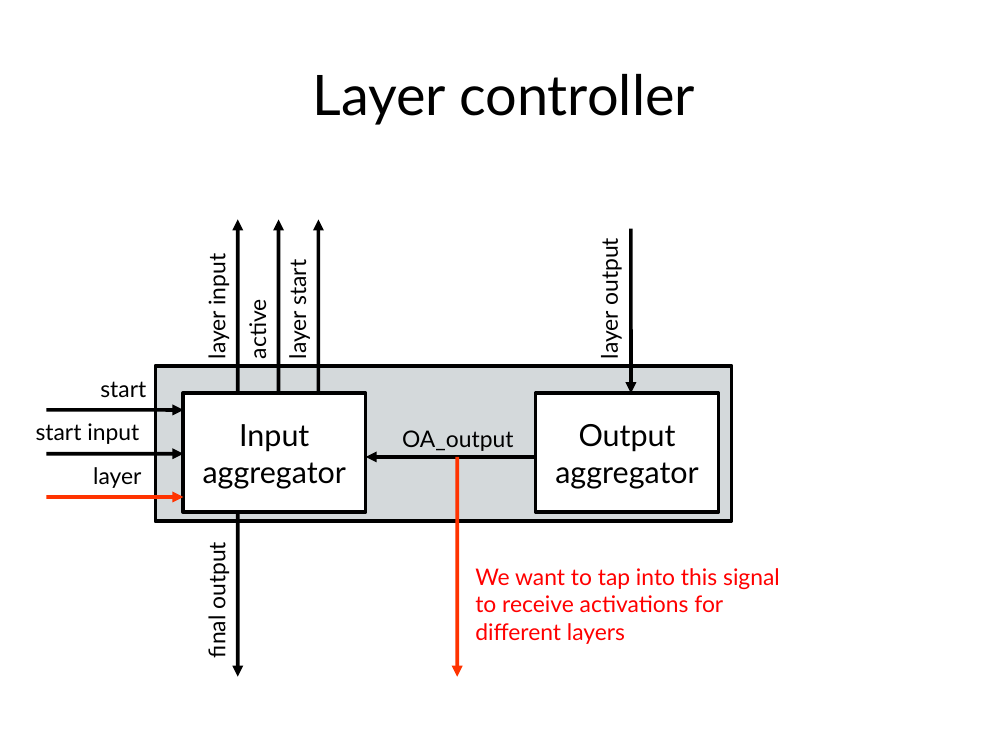
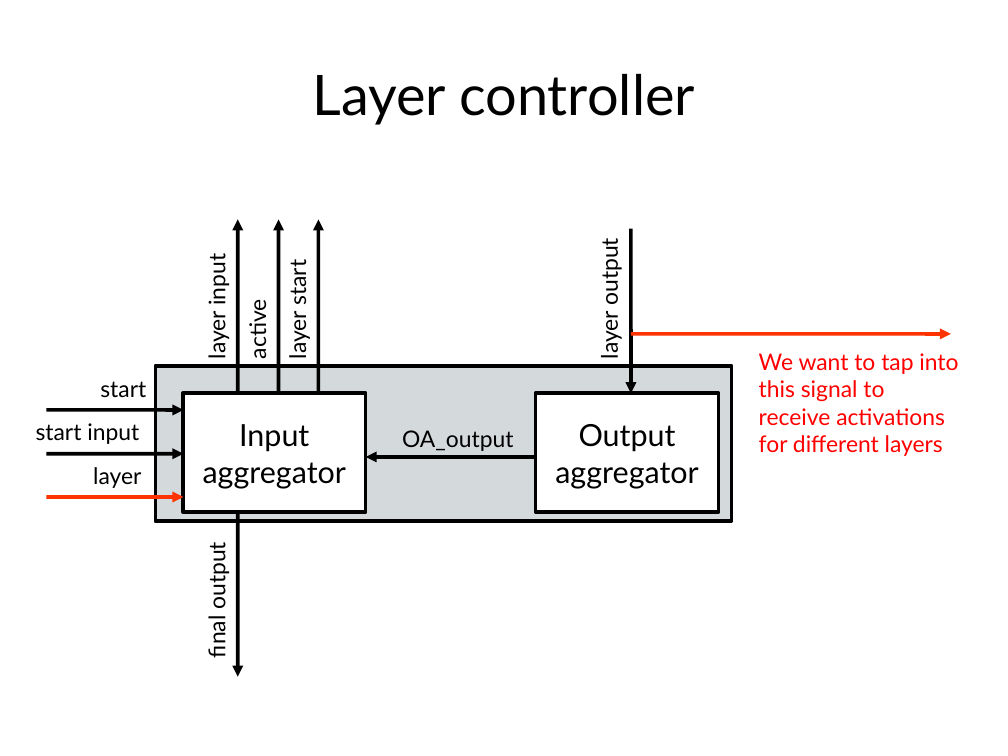
Before and after one commit to MihailoIsakov/layer_multiplex_nn, a slide deck: slide 8 of backpropagation/docs/doc.odp. Drawn at 1008x756 pixels with LibreOffice and Linux fonts; fonts in the diff are those of the drawing. Boxes give left, top, right and bottom in pixels: in the first picture for what was removed or moved away, otherwise in the second. Text is boxed around its words. In the diff, an @@ line names an element or a change of style, - is before the commit and + after.

```diff
--- a/backpropagation/docs/doc.odp
+++ b/backpropagation/docs/doc.odp
@@ arrow moved from (457, 457) - (457, 677) to (631, 334) - (951, 334) @@
@@ text "We want to tap into ..." rewrapped from [475, 568, 780, 644] to [759, 353, 958, 456] @@
```
Also in this commit, not shown: 6 other slides changed.
